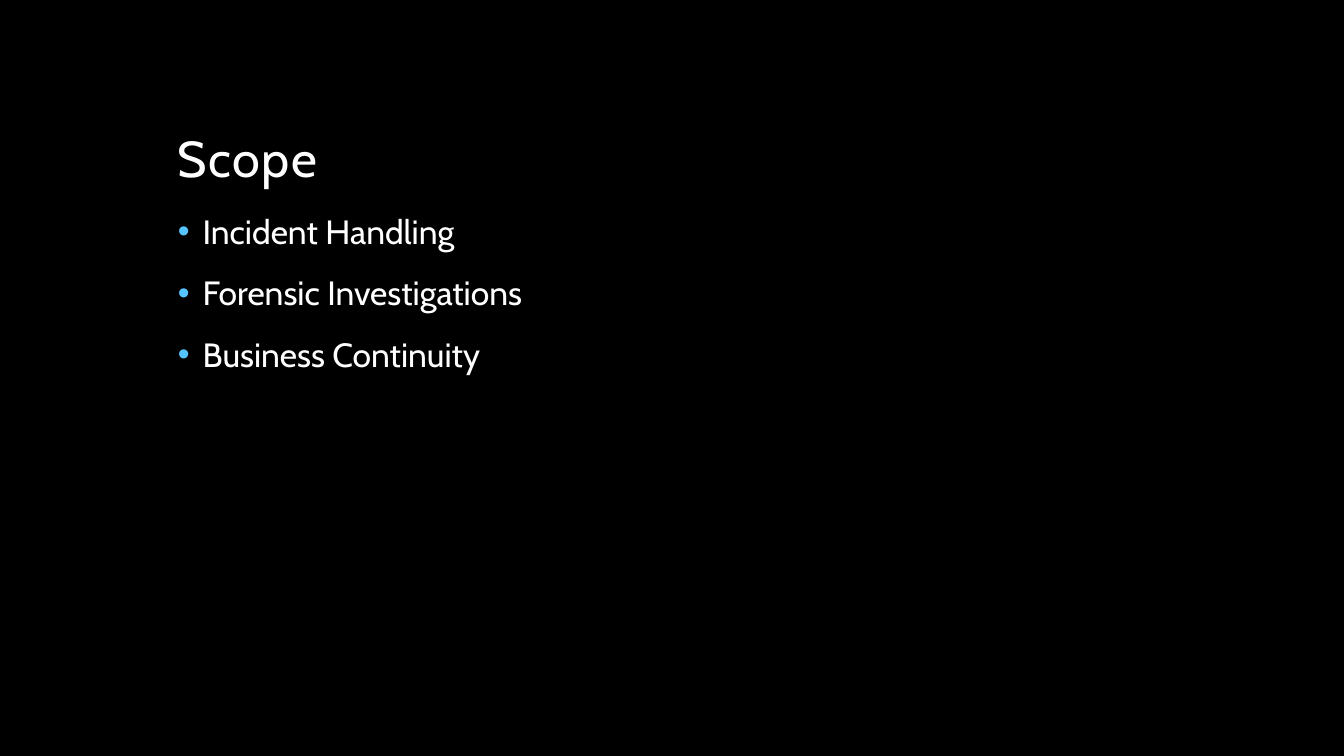
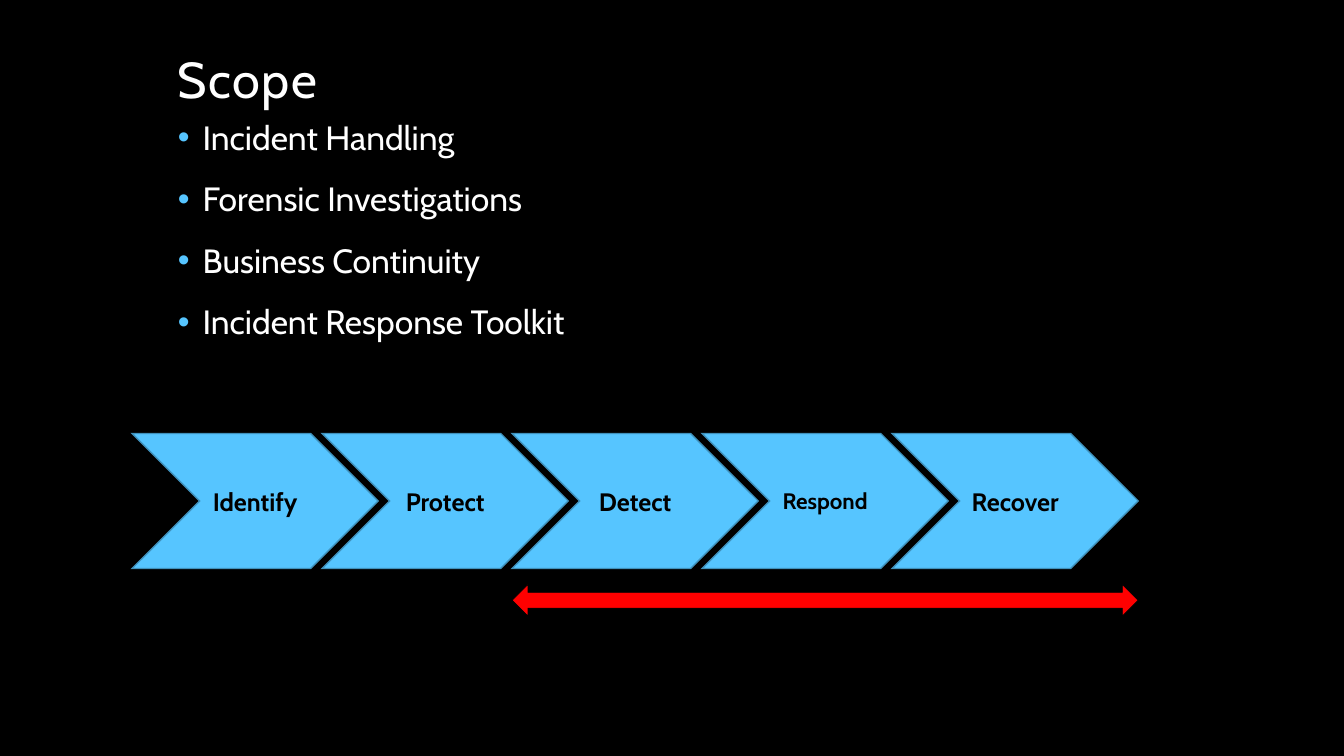
Before and after one commit to keiranwyllie/bootcamp, a slide deck: slide 2 of SSCP - Incident Response.pptx. Drawn at 1344x756 pixels with LibreOffice and Linux fonts; fonts in the diff are those of the drawing; background and template pictures are left out. Boxes give left, top, right and bottom in pixels: in the first picture for what was removed or moved away, otherwise in the second. Text is boxed around its words. In the diff, an @@ line names an element or a change of style, - is before the commit and + after.

```diff
--- a/SSCP - Incident Response.pptx
+++ b/SSCP - Incident Response.pptx
@@ title "Scope": place and size @@
-title "Scope" at [178,141,317,188]
+title "Scope" at [178,62,317,109]
@@ text "Incident Handling": place and size @@
-text "Incident Handling" at [203,218,522,375]
+text "Incident Handling" at [203,124,565,342]
@@ text at [203,308,565,342]: paragraph added @@
+• Incident Response Toolkit
@@ chevron added at [132,434,378,569], fill #56C5FF, outline #4092BD 1 pt, 18 pt, text #000000, bold @@
+Identify
@@ chevron added at [322,434,568,569], fill #56C5FF, outline #4092BD 1 pt, 18 pt, text #000000, bold @@
+Protect
@@ chevron added at [512,434,758,569], fill #56C5FF, outline #4092BD 1 pt, 18 pt, text #000000, bold @@
+Detect
@@ chevron added at [702,434,948,569], fill #56C5FF, outline #4092BD 1 pt, 16 pt, text #000000, bold @@
+Respond
@@ chevron added at [892,434,1138,569], fill #56C5FF, outline #4092BD 1 pt, 18 pt, text #000000, bold @@
+Recover
@@ left right arrow added at [512,585,1138,616], fill #FF0000, outline #000000 0.5 pt @@
```
Also in this commit, not shown: 5 slides added, 9 slides removed.
